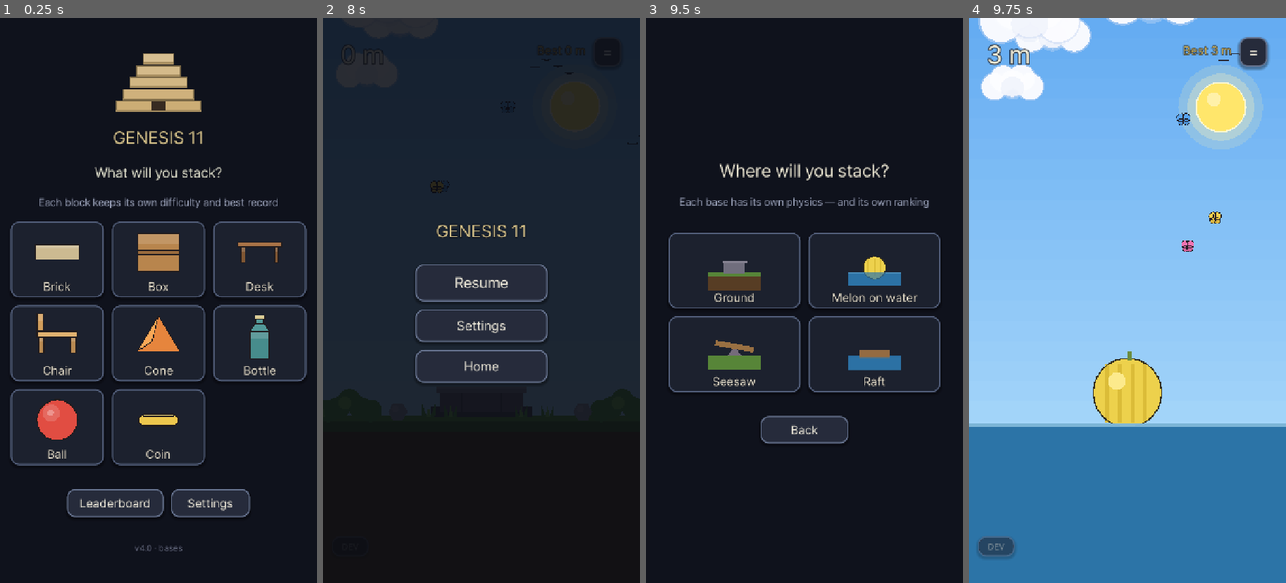
Above: before the commit, frames 1-4 (left to right).
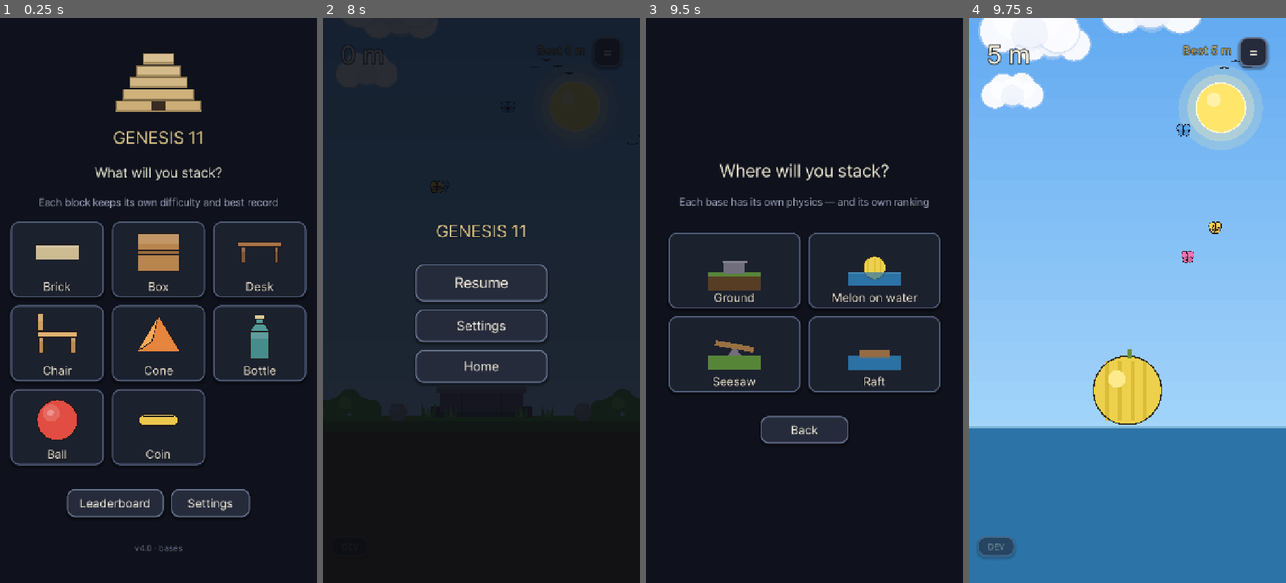
Above: after the commit, the same moments.

Repository: jungrok5/babel-tower
Game: Godot game, scene res://scenes/Main.tscn
Same seed, same stepped clock (60 frames per second), same inputs: the game is played once before the commit and once after it.
Inputs:
- Up to frame 1 (0.25 s): no input
- Up to frame 2 (8 s): click "Brick" at 0.5 s; click "Ground" at 1.25 s; click "Don't show again" at 2 s; click "Don't show again" at 2.75 s; click "Don't show again" at 3.5 s; click "Start" at 4.25 s; click "=" at 5 s; click "DEV" at 5.75 s; click "Resume" at 6.5 s; click "=" at 7.25 s
- Up to frame 3 (9.5 s): click "Home" at 8 s; click "Box" at 8.75 s
- Up to frame 4 (9.75 s): click "Melon on water" at 9.5 s

Frames 1-3 are identical in both runs. In frame 4, 4.0% of the frame differs, in the area x 0-100%, y 0-73%.

Commit message:
melon: much wider flat top + wide flat buoyancy hull + high damp for stability
The round melon capsized under coins. Give it a wide flat top ledge, a
wide flat buoyancy keel (barge-like self-righting), and strong angular
damping so it bobs steadily instead of flipping.

Co-Authored-By: Claude Opus 4.8 <noreply@anthropic.com>
Claude-Session: https://claude.ai/code/session_01Jx8xk1vyhwdsC6SaQay3dQ

Diff:
--- a/scripts/base.gd
+++ b/scripts/base.gd
@@ -161,20 +161,20 @@
 	shp.radius = r
 	cs.shape = shp
 	melon.add_child(cs)
-	# 윗면 평평한 받침 — 둥근 참외 위에도 블록/동전이 얹히도록 작은 플랫폼
+	# 윗면 평평한 받침 — 둥근 참외 위에도 블록/동전이 얹히도록 넓은 플랫폼
 	var topcs := CollisionShape2D.new()
 	var tshape := RectangleShape2D.new()
-	tshape.size = Vector2(70.0, 12.0)
+	tshape.size = Vector2(104.0, 14.0)
 	topcs.shape = tshape
-	topcs.position = Vector2(0, -r + 4.0)
+	topcs.position = Vector2(0, -r + 6.0)
 	melon.add_child(topcs)
 	var mat := PhysicsMaterial.new()
 	mat.friction = 1.0
 	mat.bounce = 0.0
 	melon.physics_material_override = mat
 	melon.mass = 1.7
-	melon.linear_damp = 2.8
-	melon.angular_damp = 7.0
+	melon.linear_damp = 3.2
+	melon.angular_damp = 11.0
 	melon.gravity_scale = 1.0
 	melon.can_sleep = false
 	# 참외 비주얼(노랑 몸통 + 세로 줄무늬 + 꼭지 + 하이라이트)
@@ -190,12 +190,12 @@
 	support_body = melon
 	_support_off = r
 	_float = true
-	_samples = 7
-	_half_w = 58.0
+	_samples = 9
+	_half_w = 70.0
 	_keel = r
-	_buoy_k = 8.0
-	_buoy_k2 = 1.2
-	_center_k = 12.0
+	_buoy_k = 11.0
+	_buoy_k2 = 1.6
+	_center_k = 14.0
 	base_line_y = 958.0 - r + 12.0
 	_kill_y = WATER_Y
 
